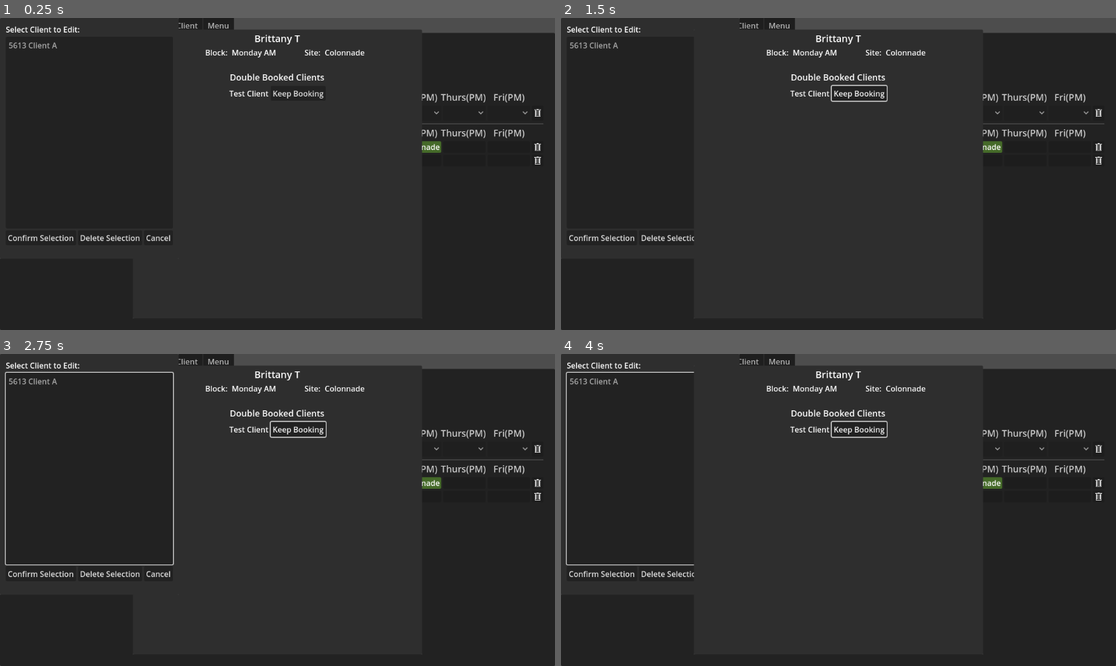
Above: before the commit, frames 1-4 (two rows, left to right).
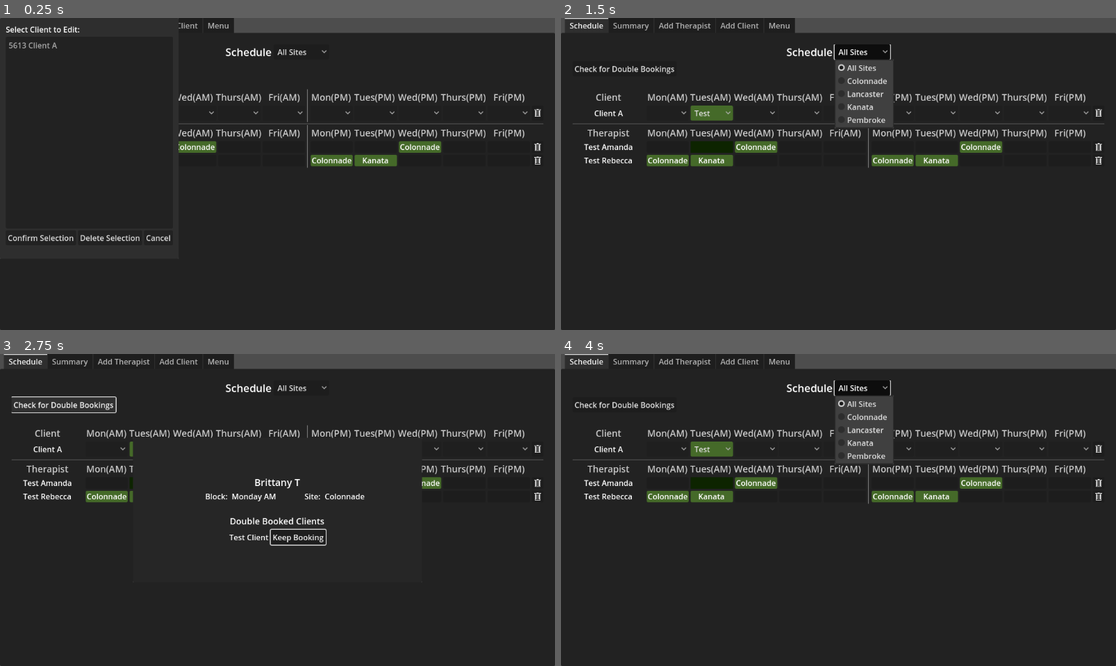
Above: after the commit, the same moments.

Repository: Nishi790/caseload_assigner
Game: Godot game, scene res://main_view.tscn
Two runs of this game, one before a commit and one after it. Both use one fixed random seed, a clock stepped at 60 frames per second and the inputs below.
Inputs (mouse positions are in pixels of both pictures, inside the frame that each line leads up to):
- Up to frame 1 (0.25 s): no input
- Up to frame 2 (1.5 s): click (860, 92) at 0.5 s, where only the run before the commit has a clickable "Keep Booking"; click "All Sites" at 1.25 s
- Up to frame 3 (2.75 s): click "Check for Double Bookings" at 2 s
- Up to frame 4 (4 s): click "Test Amanda" at 2.75 s; click "All Sites" at 3.5 s

The runs differ from the first frame. In frame 1, 3.1% of the frame differs, in the area x 32-77%, y 3-49%; in frame 2, 7.0%; in frame 3, 5.2%; in frame 4, 7.3%, in the area x 0-77%, y 0-72%.
Error before the commit: Invalid access to property or key 'pressed' on a base object of type 'Nil'. (res://UI/keep_booking_entry.gd:13)
Error after the commit: Trying to assign value of type 'Nil' to a variable of type 'Dictionary'. (res://UI/double_booking_panel.gd:40)

Commit message:
Double Booking reivew finished, export set up

Diff:
--- a/UI/double_booking_panel.gd
+++ b/UI/double_booking_panel.gd
@@ -13,6 +13,17 @@
 var double_booking_array: Array[Dictionary]
 
 var active_booking: Dictionary
+
+
+func _ready() -> void:
+	visibility_changed.connect(visibility_changing)
+
+
+func visibility_changing() -> void:
+	if not visible:
+		print("hiding")
+	else:
+		print("Showing pop-up")
 
 
 func set_up(booking_dict: Dictionary) -> void:
--- a/UI/keep_booking_entry.gd
+++ b/UI/keep_booking_entry.gd
@@ -11,6 +11,7 @@
 
 func _ready() -> void:
 	keep_button.pressed.connect(keep_client)
+	keep_button.grab_focus()
 
 
 func set_up(client: Client) -> void:
--- a/UI/keep_booking_entry.tscn
+++ b/UI/keep_booking_entry.tscn
@@ -2,9 +2,11 @@
 
 [ext_resource type="Script" path="res://UI/keep_booking_entry.gd" id="1_7hixw"]
 
-[node name="HBoxContainer" type="HBoxContainer"]
+[node name="HBoxContainer" type="HBoxContainer" node_paths=PackedStringArray("name_label", "keep_button")]
 alignment = 1
 script = ExtResource("1_7hixw")
+name_label = NodePath("Name")
+keep_button = NodePath("Button")
 
 [node name="Name" type="Label" parent="."]
 layout_mode = 2
--- a/UI/save_load_data.tscn
+++ b/UI/save_load_data.tscn
@@ -46,6 +46,7 @@
 
 [node name="UpdateSchedule" type="Button" parent="VBoxContainer"]
 layout_mode = 2
+disabled = true
 text = "Update Schedule from JSON"
 
 [node name="Quit" type="Button" parent="VBoxContainer"]
--- a/UI/save_load_screen.gd
+++ b/UI/save_load_screen.gd
@@ -83,7 +83,7 @@
 func select_import_file() -> void:
 	CaseloadData.back_up()
 	file_selector.file_mode = FileDialog.FILE_MODE_OPEN_FILE
-	file_selector.filters = ["*.json", "*.json-label"]
+	file_selector.filters = []
 	file_selector.popup_centered()
 	file_selector.file_selected.connect(open_import_file, ConnectFlags.CONNECT_ONE_SHOT)
 
@@ -91,7 +91,7 @@
 func select_import_new_schedule_file() -> void:
 	CaseloadData.save()
 	file_selector.file_mode = FileDialog.FILE_MODE_OPEN_FILE
-	file_selector.filters = ["*.json", "*.json-label"]
+	file_selector.filters = []
 	file_selector.popup_centered()
 	file_selector.file_selected.connect(open_import_new_file, ConnectFlags.CONNECT_ONE_SHOT)
 
--- a/UI/schedule_view.tscn
+++ b/UI/schedule_view.tscn
@@ -17,7 +17,7 @@
 [sub_resource type="LabelSettings" id="LabelSettings_6y4jn"]
 font_size = 20
 
-[node name="ScheduleView" type="PanelContainer" node_paths=PackedStringArray("double_booking_button", "client_schedule_container", "staff_schedule_container", "site_selector", "confirm_delete")]
+[node name="ScheduleView" type="PanelContainer" node_paths=PackedStringArray("double_booking_button", "client_schedule_container", "staff_schedule_container", "site_selector", "confirm_delete", "double_booking_panel")]
 anchors_preset = 15
 anchor_right = 1.0
 anchor_bottom = 1.0
@@ -31,6 +31,7 @@
 staff_schedule_container = NodePath("MarginContainer/ScrollContainer/VBoxContainer/Therapists")
 site_selector = NodePath("MarginContainer/ScrollContainer/VBoxContainer/HBoxContainer/Site")
 confirm_delete = NodePath("ConfirmationDialog")
+double_booking_panel = NodePath("DoubleBookingPanel")
 
 [node name="MarginContainer" type="MarginContainer" parent="."]
 layout_mode = 2
@@ -280,17 +281,23 @@
 
 [node name="ConfirmationDialog" type="ConfirmationDialog" parent="."]
 
-[node name="DoubleBookingPanel" type="PopupPanel" parent="."]
+[node name="DoubleBookingPanel" type="PopupPanel" parent="." node_paths=PackedStringArray("entry_container", "therapist_name_label", "block_label", "site_label")]
 initial_position = 2
-size = Vector2i(600, 600)
-visible = true
+size = Vector2i(600, 300)
+theme_type_variation = &"TooltipPanel"
 script = ExtResource("4_hd82y")
+keep_entry_scene = ExtResource("5_nkr7k")
+entry_container = NodePath("VBoxContainer/Entries")
+therapist_name_label = NodePath("VBoxContainer/ThxName")
+block_label = NodePath("VBoxContainer/BlockData/Block")
+site_label = NodePath("VBoxContainer/BlockData/Site")
 
 [node name="VBoxContainer" type="VBoxContainer" parent="DoubleBookingPanel"]
-offset_left = 4.0
-offset_top = 4.0
-offset_right = 596.0
-offset_bottom = 596.0
+offset_left = 8.0
+offset_top = 2.0
+offset_right = 592.0
+offset_bottom = 298.0
+alignment = 1
 
 [node name="ThxName" type="Label" parent="DoubleBookingPanel/VBoxContainer"]
 layout_mode = 2
Not shown, added: export_presets.cfg
